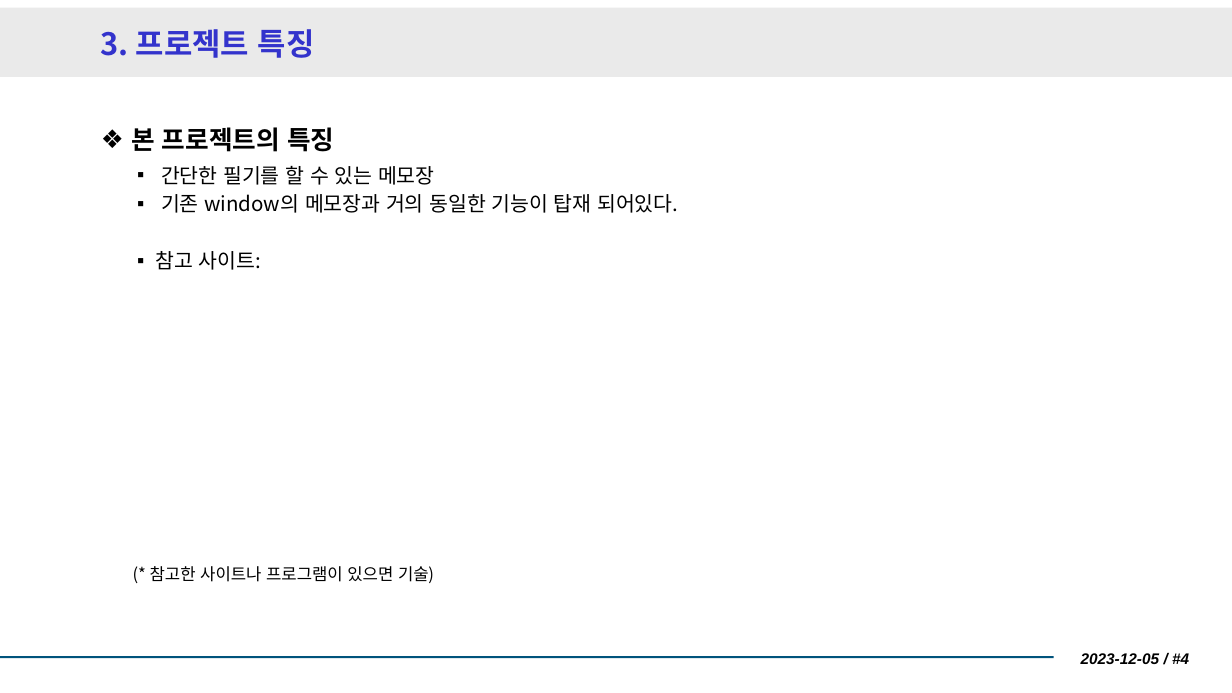
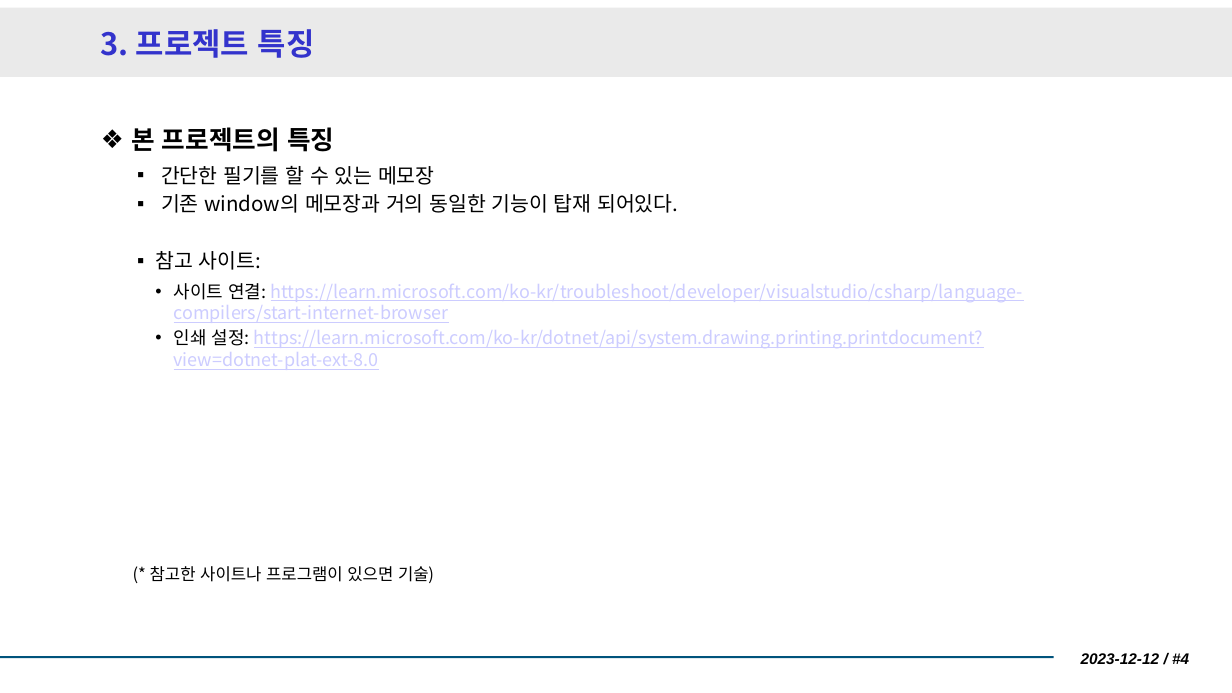
Before and after one commit to Joognuoy/NotepadProject, a slide deck: slide 5 of 2023_기업솔루션_프로젝트_보고서_4-1조.pptx. Drawn at 1232x693 pixels with LibreOffice and Linux fonts; fonts in the diff are those of the drawing. Boxes give left, top, right and bottom in pixels: in the first picture for what was removed or moved away, otherwise in the second. Text is boxed around its words. In the diff, an @@ line names an element or a change of style, - is before the commit and + after.

```diff
--- a/2023_기업솔루션_프로젝트_보고서_4-1조.pptx
+++ b/2023_기업솔루션_프로젝트_보고서_4-1조.pptx
@@ text at (174, 283, 1023, 370): paragraphs added @@
+    • 사이트 연결: https://learn.microsoft.com/ko-kr/troubleshoot/developer/visualstudio/csharp/language-compilers/start-internet-browser
+    • 인쇄 설정: https://learn.microsoft.com/ko-kr/dotnet/api/system.drawing.printing.printdocument?view=dotnet-plat-ext-8.0
@@ text at (1081, 653, 1189, 664): text changed @@
-2023-12-05 / #4
+2023-12-12 / #4
```
Also in this commit, not shown: 1 other slide changed.
